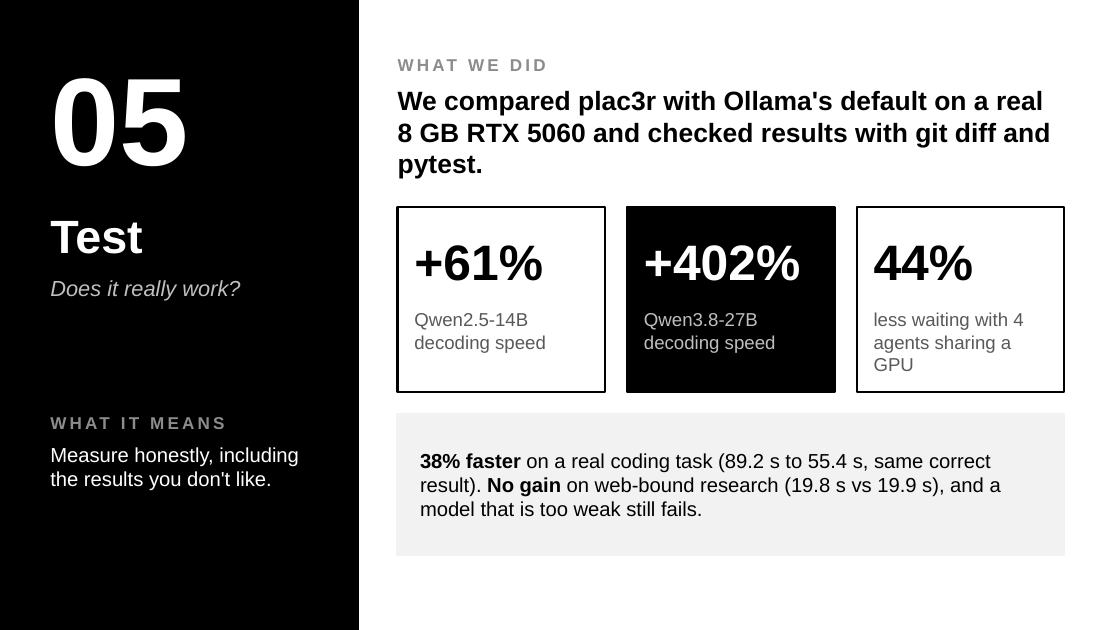
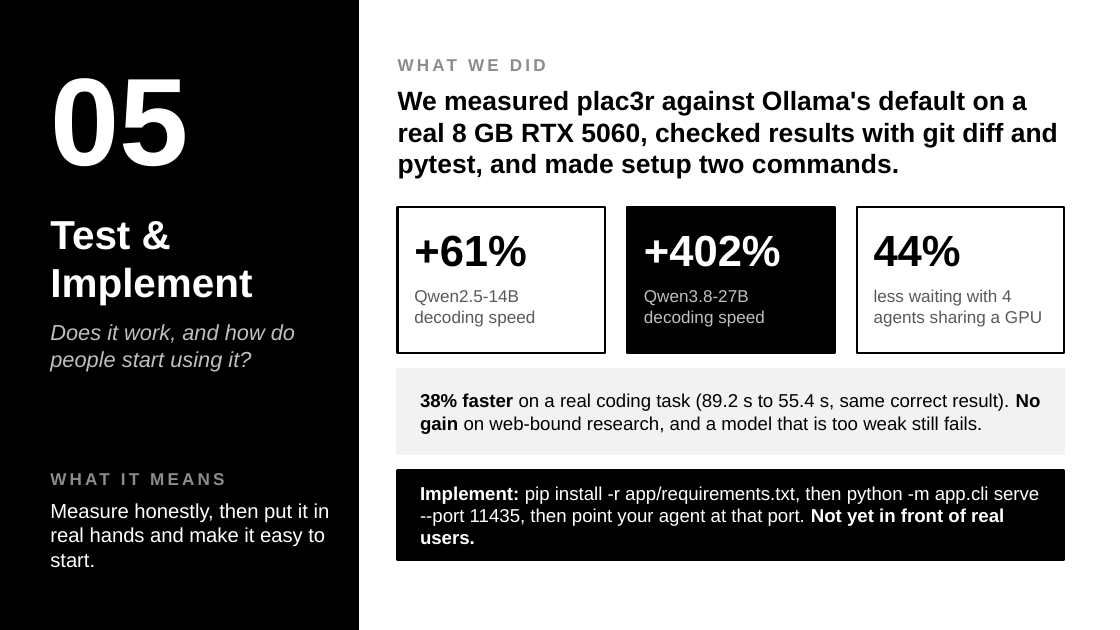
Before and after one commit to DrNeel11/tvarin, a slide deck: slide 6 of docs/plac3r.pptx. Drawn at 1120x630 pixels with LibreOffice and Linux fonts; fonts in the diff are those of the drawing. Boxes give left, top, right and bottom in pixels: in the first picture for what was removed or moved away, otherwise in the second. Text is boxed around its words. In the diff, an @@ line names an element or a change of style, - is before the commit and + after.

```diff
--- a/docs/plac3r.pptx
+++ b/docs/plac3r.pptx
@@ text at bbox=[398, 90, 1058, 179]: text changed @@
-We compared plac3r with Ollama's default on a real 8 GB RTX 5060 and checked results with git diff and pytest.
+We measured plac3r against Ollama's default on a real 8 GB RTX 5060, checked results with git diff and pytest, and made setup two commands.
@@ rectangle: place and size @@
-rectangle at bbox=[398, 207, 605, 392]
+rectangle at bbox=[398, 207, 605, 353]
@@ rectangle: place and size @@
-rectangle at bbox=[627, 207, 834, 392]
+rectangle at bbox=[627, 207, 834, 353]
@@ rectangle: place and size @@
-rectangle at bbox=[857, 207, 1064, 392]
+rectangle at bbox=[857, 207, 1064, 353]
@@ text at bbox=[50, 221, 252, 305]: text changed; size 30 to 26 pt @@
-Test
+Test & Implement
@@ size 32 to 28 pt in 3 elements at bbox=[644, 235, 781, 267], bbox=[414, 235, 527, 267], bbox=[874, 235, 961, 267] @@
@@ text "Qwen2.5-14B decoding speed": place and size @@
-text "Qwen2.5-14B decoding speed" at bbox=[414, 313, 546, 353]
+text "Qwen2.5-14B decoding speed" at bbox=[414, 290, 536, 327]
@@ text "Qwen3.8-27B decoding speed": place and size @@
-text "Qwen3.8-27B decoding speed" at bbox=[644, 313, 776, 353]
+text "Qwen3.8-27B decoding speed" at bbox=[644, 290, 765, 327]
@@ size 12 to 11 pt in 3 elements at bbox=[414, 290, 536, 327], bbox=[644, 290, 765, 327], bbox=[874, 289, 1042, 327] @@
@@ text "less waiting with 4 agents ...": place and size @@
-text "less waiting with 4 agents ..." at bbox=[874, 312, 1023, 371]
+text "less waiting with 4 agents ..." at bbox=[874, 289, 1042, 327]
@@ text at bbox=[50, 324, 295, 371]: text changed @@
-Does it really work?
+Does it work, and how do people start using it?
@@ rectangle: place and size @@
-rectangle at bbox=[398, 414, 1064, 554]
+rectangle at bbox=[398, 370, 1064, 454]
@@ text at bbox=[420, 393, 1041, 434]: text changed; size 13 to 12 pt @@
-38% faster on a real coding task (89.2 s to 55.4 s, same correct result). No gain on web-bound research (19.8 s vs 19.9 s), and a model that is too weak still fails.
+38% faster on a real coding task (89.2 s to 55.4 s, same correct result). No gain on web-bound research, and a model that is too weak still fails.
@@ text "WHAT IT MEANS": place and size @@
-text "WHAT IT MEANS" at bbox=[50, 409, 330, 437]
+text "WHAT IT MEANS" at bbox=[50, 465, 330, 493]
@@ rectangle added at bbox=[398, 470, 1064, 560], fill #000000, outline #000000 1.5 pt @@
@@ text at bbox=[50, 503, 330, 568]: text changed @@
-Measure honestly, including the results you don't like.
+Measure honestly, then put it in real hands and make it easy to start.
@@ text added at bbox=[420, 486, 1040, 545], 12 pt, text #FFFFFF @@
+Implement: pip install -r app/requirements.txt, then python -m app.cli serve --port 11435, then point your agent at that port. Not yet in front of real users.
```
Also in this commit, not shown: 5 other slides changed, 1 slide removed.
